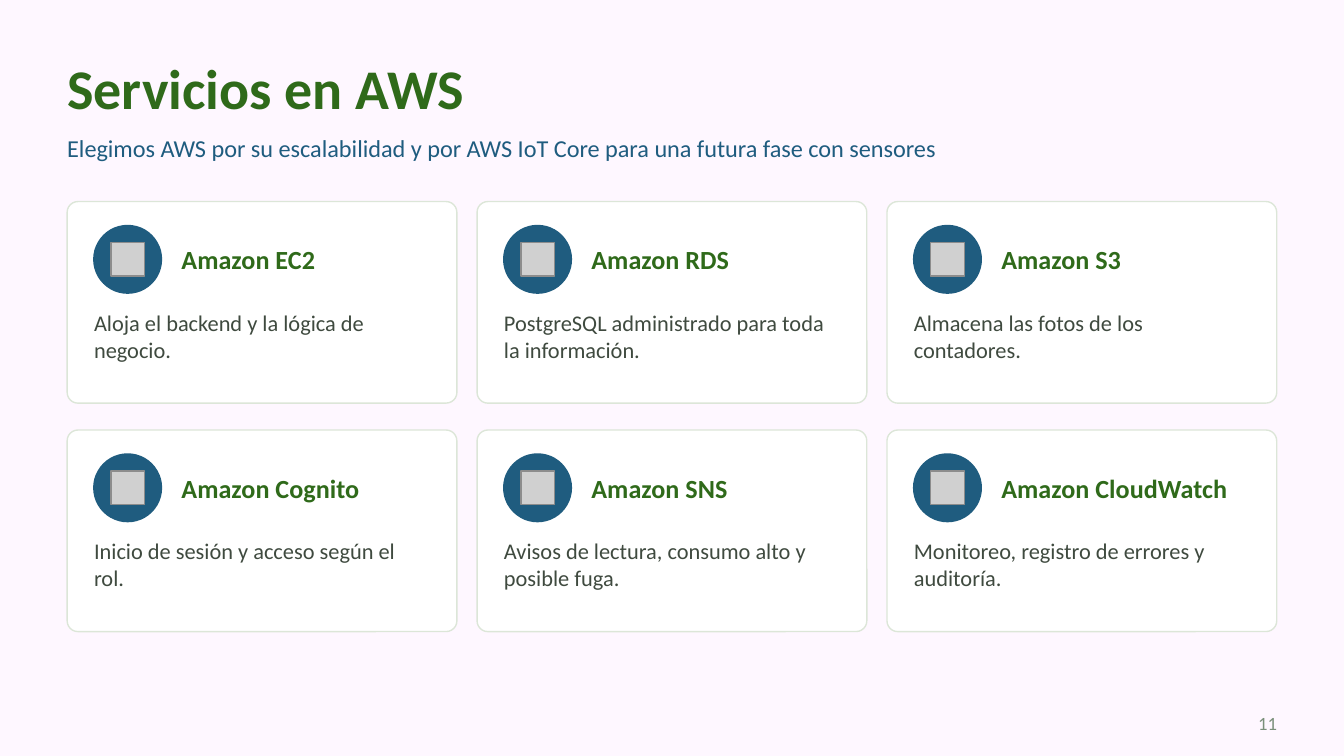
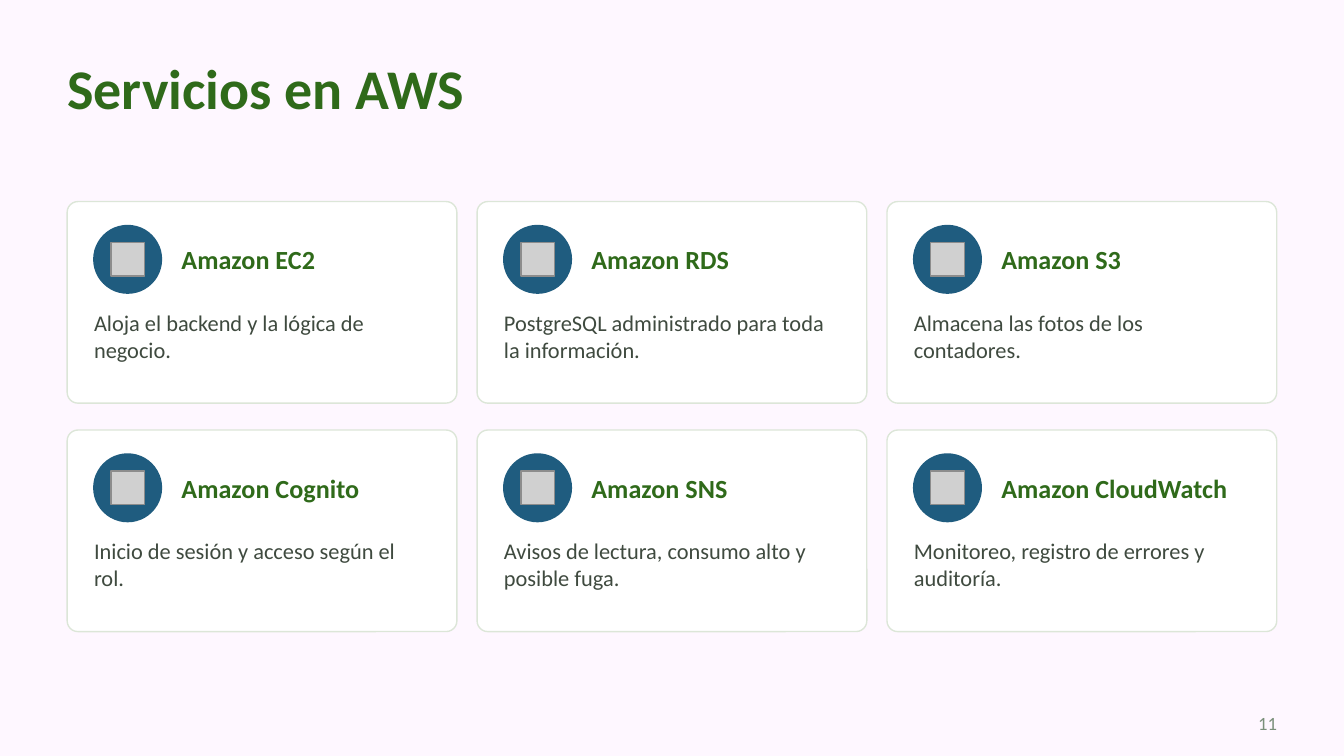
Before and after one commit to Zylohw/Leaf-Counter, a slide deck: slide 11 of docs/Presentacion/Leaf_Presentacion_v1.pptx. Drawn at 1344x756 pixels with LibreOffice and Linux fonts; fonts in the diff are those of the drawing; grey boxes stand for pictures. Boxes give left, top, right and bottom in pixels: in the first picture for what was removed or moved away, otherwise in the second. Text is boxed around its words. In the diff, an @@ line names an element or a change of style, - is before the commit and + after.

```diff
--- a/docs/Presentacion/Leaf_Presentacion_v1.pptx
+++ b/docs/Presentacion/Leaf_Presentacion_v1.pptx
@@ text removed at (67, 140, 935, 161) @@
-Elegimos AWS por su escalabilidad y por AWS IoT Core para una futura fase con sensores
```
Also in this commit, not shown: 28 other slides changed, 2 slides added, 5 slides removed, 1 other file.
